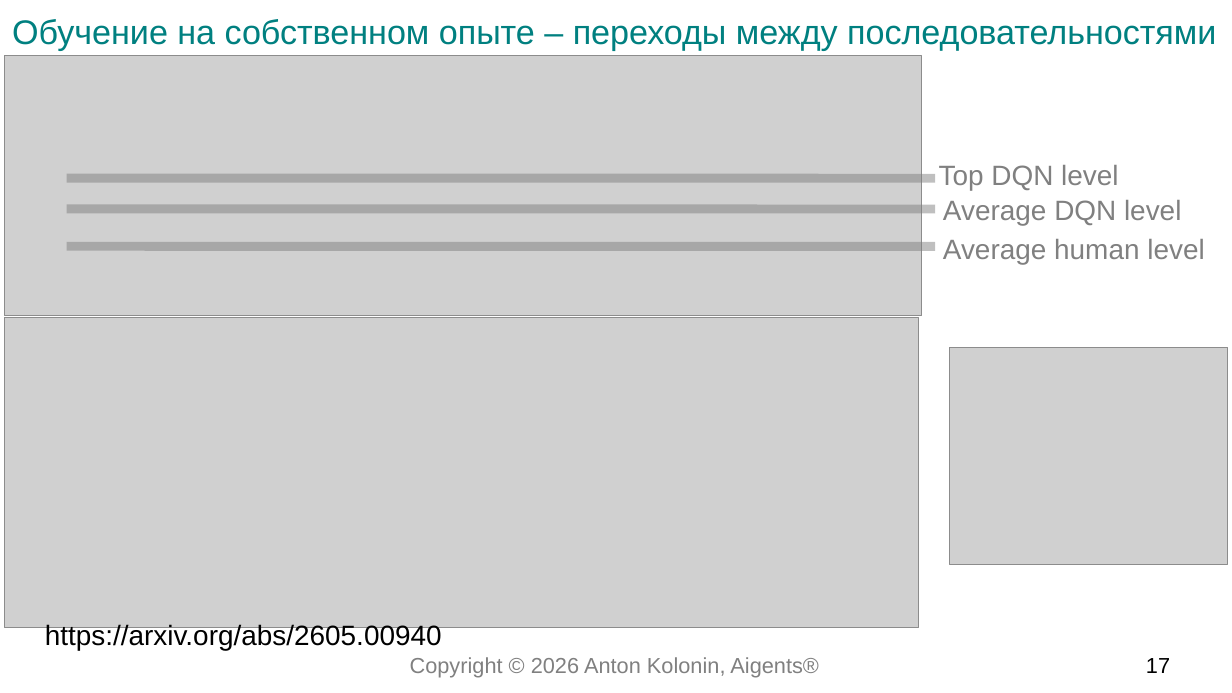
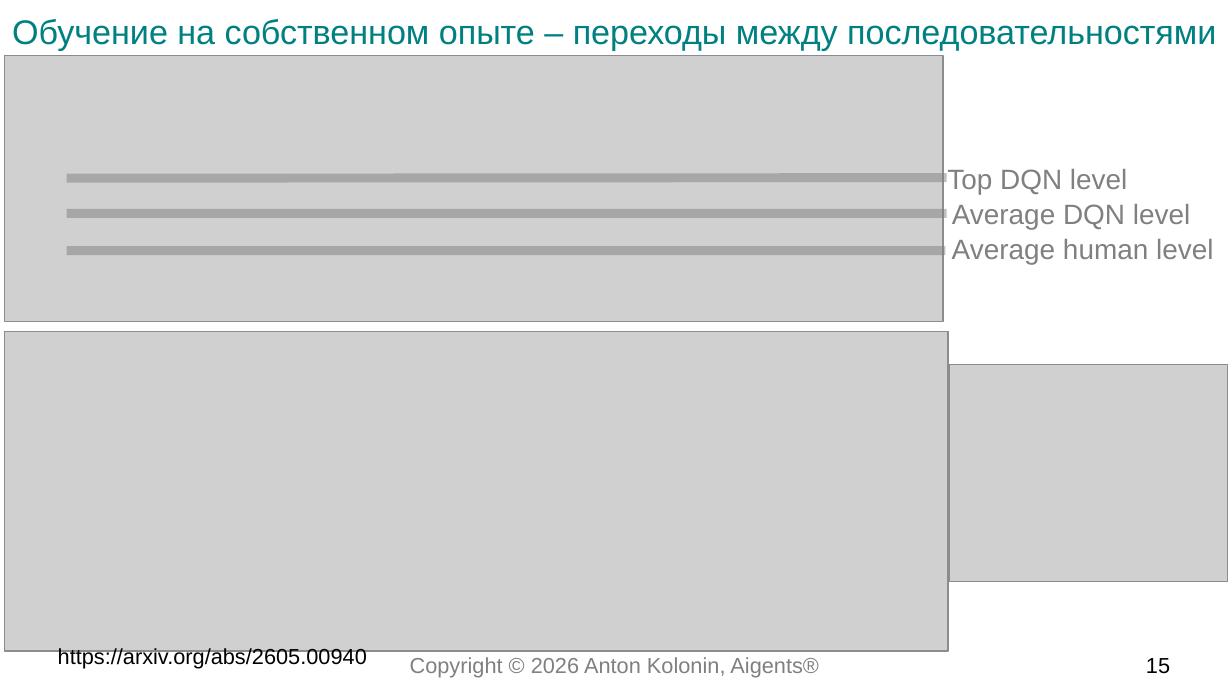
Before and after one commit to aigents/iai, a slide deck: slide 15 of docs/2026/interpretable_experiential_kolonin_datafest.odp (slide 17 before the commit). Drawn at 1232x693 pixels with LibreOffice and Linux fonts; fonts in the diff are those of the drawing; grey boxes stand for pictures. Boxes give left, top, right and bottom in pixels: in the first picture for what was removed or moved away, otherwise in the second. Text is boxed around its words. In the diff, an @@ line names an element or a change of style, - is before the commit and + after.

```diff
--- a/docs/2026/interpretable_experiential_kolonin_datafest.odp
+++ b/docs/2026/interpretable_experiential_kolonin_datafest.odp
@@ picture: place and size @@
-picture at <box>4,56,922,315</box>
+picture at <box>4,56,944,322</box>
@@ line moved from (67, 178) - (936, 178) to (67, 178) - (947, 178) @@
@@ text "Top DQN level": place and size @@
-text "Top DQN level" at <box>939,165,1118,190</box>
+text "Top DQN level" at <box>947,169,1127,194</box>
@@ text "Average DQN level": place and size @@
-text "Average DQN level" at <box>943,200,1181,225</box>
+text "Average DQN level" at <box>952,204,1190,230</box>
@@ line moved from (67, 209) - (936, 209) to (67, 214) - (947, 214) @@
@@ text "Average human level": place and size @@
-text "Average human level" at <box>943,239,1204,264</box>
+text "Average human level" at <box>952,239,1213,264</box>
@@ line moved from (67, 246) - (936, 246) to (67, 250) - (946, 250) @@
@@ picture: place and size @@
-picture at <box>4,318,919,627</box>
+picture at <box>4,331,948,651</box>
@@ picture: place and size @@
-picture at <box>950,348,1229,565</box>
+picture at <box>950,364,1229,581</box>
@@ text "https://arxiv.org/abs/2605.00940": place and size @@
-text "https://arxiv.org/abs/2605.00940" at <box>45,623,442,650</box>
+text "https://arxiv.org/abs/2605.00940" at <box>58,648,367,669</box>
@@ text "https://arxiv.org/abs/2605.00940" at <box>58,648,367,669</box>: size 18 to 14 pt @@
@@ page number at <box>1146,658,1170,674</box>: text changed @@
-17
+15
```
Also in this commit, not shown: 9 other slides changed, 2 slides removed, 5 other files.
